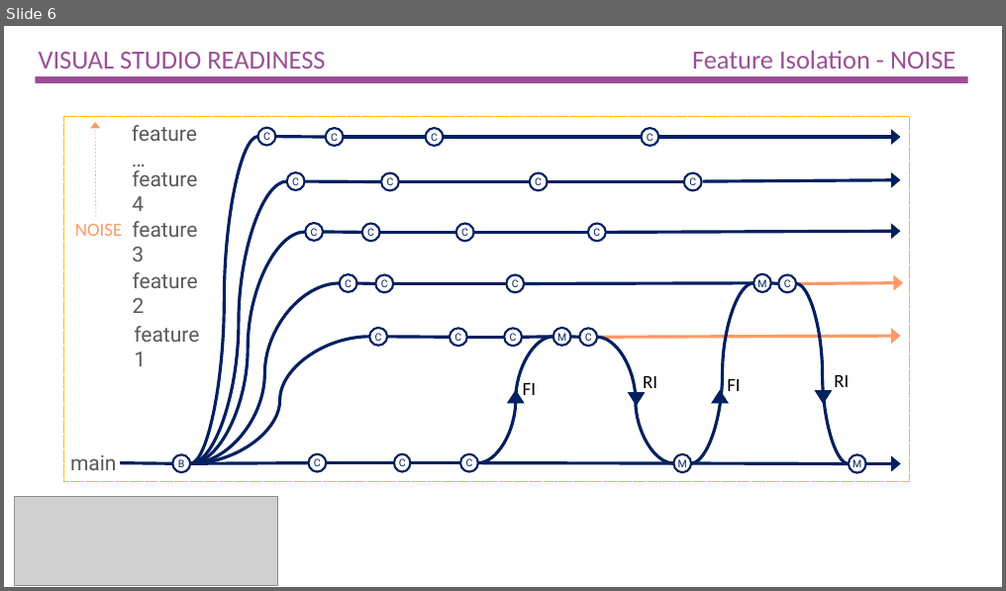
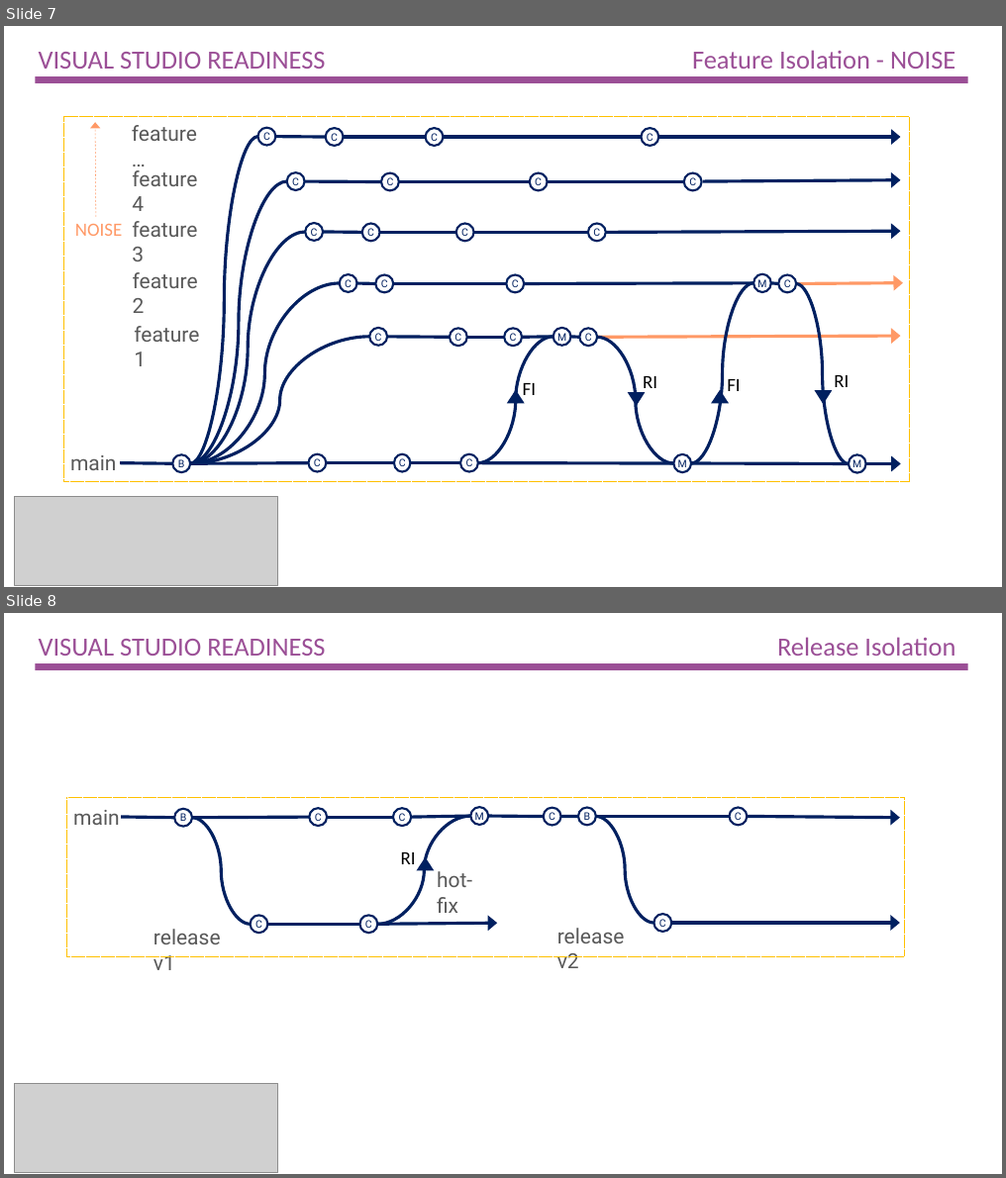
Before and after one commit to ALM-Rangers/Guidance, a slide deck: src/Branching/TFVC Illustration Collection 1 New Style.pptx. Shown one above the other, each under a label of ours: slide 6 before the commit, slides 7 and 8 after it. The pictures are 1006x591 and 1006x1178 pixels, drawn with LibreOffice and Linux fonts; fonts in the diff are those of the drawing; grey boxes stand for pictures. Boxes give left, top, right and bottom in pixels: in the first picture for what was removed or moved away, otherwise in the second. Text is boxed around its words. In the diff, an @@ line names an element or a change of style, - is before the commit and + after.

Commit message:
Batch update of images and decks.

```diff
--- a/src/Branching/TFVC Illustration Collection 1 New Style.pptx
+++ b/src/Branching/TFVC Illustration Collection 1 New Style.pptx
@@ slide 8 added at bbox=[4, 613, 1002, 1174], background #FFFFFF @@
@@ title added at bbox=[39, 637, 955, 656], 25.2 pt, text #9B4F96 @@
+VISUAL STUDIO READINESS Release Isolation
@@ rectangle added at bbox=[35, 663, 967, 670], fill #9B4F96 @@
@@ rectangle added at bbox=[66, 797, 904, 956], outline #FFC000 0.5 pt dashed @@
@@ text added at bbox=[73, 810, 120, 825], 20 pt, text #595959 @@
+main
@@ line added from (174, 817) to (121, 817), #002060 3 pt @@
@@ line added from (192, 817) to (310, 817), #002060 3 pt @@
@@ ellipse added at bbox=[310, 808, 328, 827], fill #FFFFFF, outline #002060 2 pt, 10 pt, text #002060 @@
+C
@@ line added from (327, 817) to (393, 817), #002060 3 pt @@
@@ ellipse added at bbox=[393, 808, 411, 827], fill #FFFFFF, outline #002060 2 pt, 10 pt, text #002060 @@
+C
@@ group added at bbox=[377, 807, 489, 925]: 2 texts, 1 ellipse, 1 curved line, 1 triangle, 1 line @@
+hot-fix
+M
+RI
@@ line added from (488, 816) to (544, 817), #002060 3 pt @@
@@ ellipse added at bbox=[544, 808, 561, 826], fill #FFFFFF, outline #002060 2 pt, 10 pt, text #002060 @@
+C
@@ group added at bbox=[557, 808, 672, 968]: 2 ellipses, 1 curved line, 1 text, 1 line @@
+B
+C
+release v2
@@ line added from (596, 817) to (730, 817), #002060 3 pt @@
@@ ellipse added at bbox=[730, 808, 747, 826], fill #FFFFFF, outline #002060 2 pt, 10 pt, text #002060 @@
+C
@@ arrow added from (747, 817) to (900, 817), #002060 3 pt @@
@@ group added at bbox=[153, 809, 268, 970]: 2 ellipses, 1 curved line, 1 text @@
+B
+C
+release v1
@@ line added from (267, 925) to (359, 925), #002060 3 pt @@
@@ ellipse added at bbox=[359, 916, 377, 934], fill #FFFFFF, outline #002060 2 pt, 10 pt, text #002060 @@
+C
@@ arrow added from (377, 925) to (497, 923), #002060 3 pt @@
@@ arrow added from (672, 923) to (900, 923), #002060 3 pt @@
@@ picture added at bbox=[15, 1084, 278, 1172] @@
@@ what was slide 6 is now slide 7 @@
```
Also in this commit, not shown: 1 slide changed, 41 other files.
